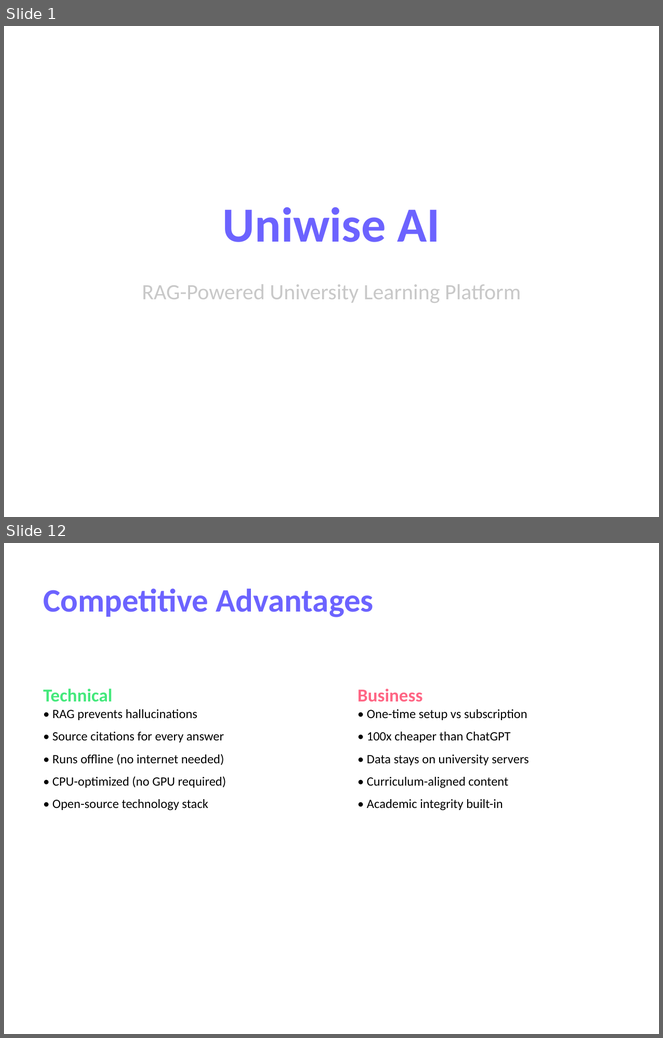
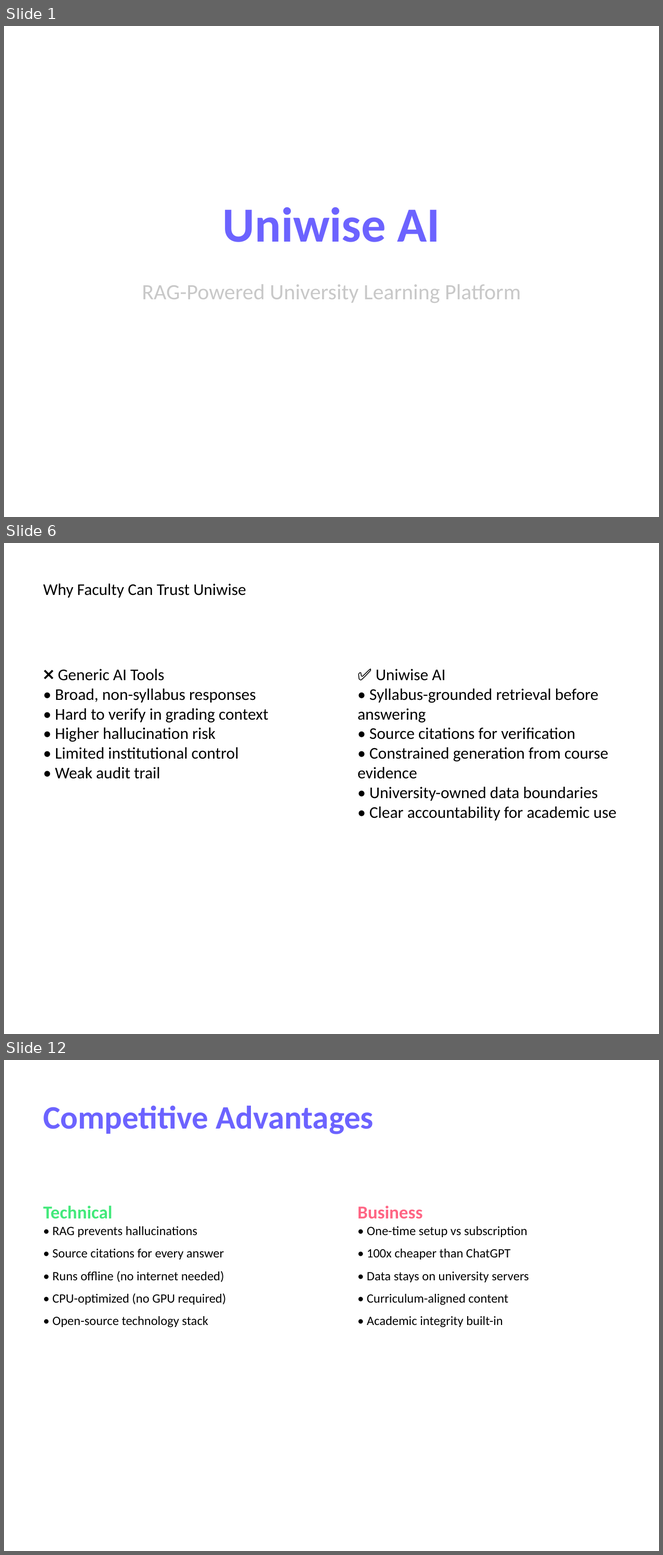
Before and after one commit to Garima040106/uniwise-ai, a slide deck: Uniwise_AI_Presentation.pptx. Shown one above the other, each under a label of ours: slides 1 and 12 before the commit, slides 1, 6 and 12 after it; the slides between them are not shown. The pictures are 663x1038 and 663x1555 pixels, drawn with LibreOffice and Linux fonts; fonts in the diff are those of the drawing. Boxes give left, top, right and bottom in pixels: in the first picture for what was removed or moved away, otherwise in the second. Text is boxed around its words. In the diff, an @@ line names an element or a change of style, - is before the commit and + after.

Commit message:
Improve pitch deck and remove PPT generation script

```diff
--- a/Uniwise_AI_Presentation.pptx
+++ b/Uniwise_AI_Presentation.pptx
@@ slide 6 added at <box>4,543,659,1034</box>, background #FFFFFF @@
@@ text added at <box>43,584,246,598</box>, 18 pt, text #000000 @@
+Why Faculty Can Trust Uniwise
@@ text added at <box>55,669,269,779</box>, 18 pt, text #000000 @@
+❌ Generic AI Tools
+• Broad, non-syllabus responses
+• Hard to verify in grading context
+• Higher hallucination risk
+• Limited institutional control
+• Weak audit trail
@@ text added at <box>358,669,617,821</box>, 18 pt, text #000000 @@
+✅ Uniwise AI
+• Syllabus-grounded retrieval before answering
+• Source citations for verification
+• Constrained generation from course evidence
+• University-owned data boundaries
+• Clear accountability for academic use
```
Also in this commit, not shown: 7 slides changed, 2 other slides added, 3 slides removed, 1 other file.
